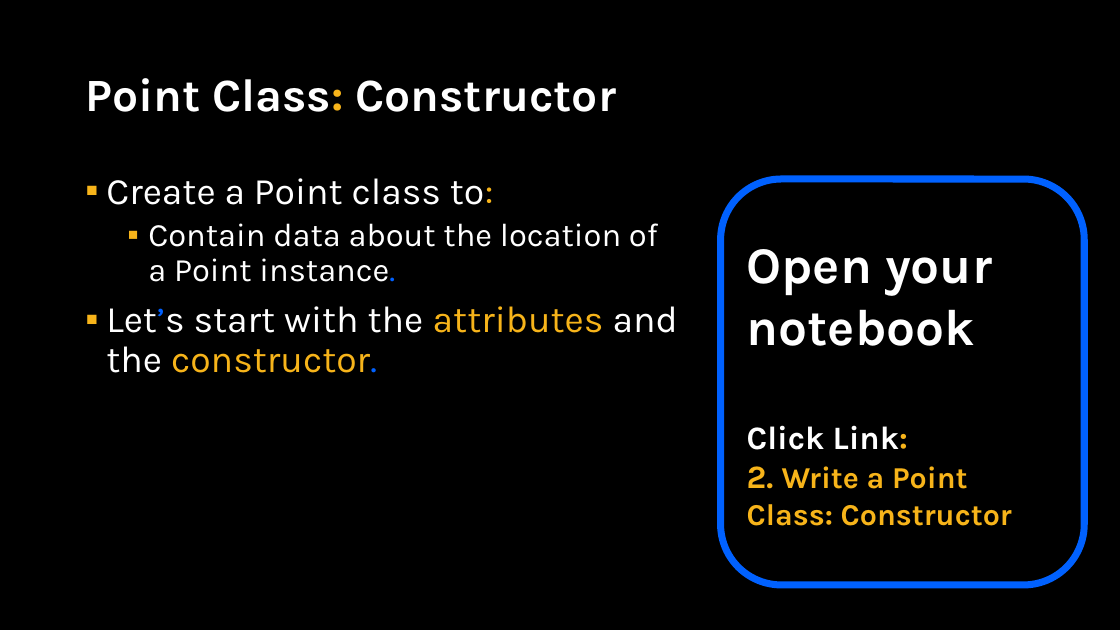
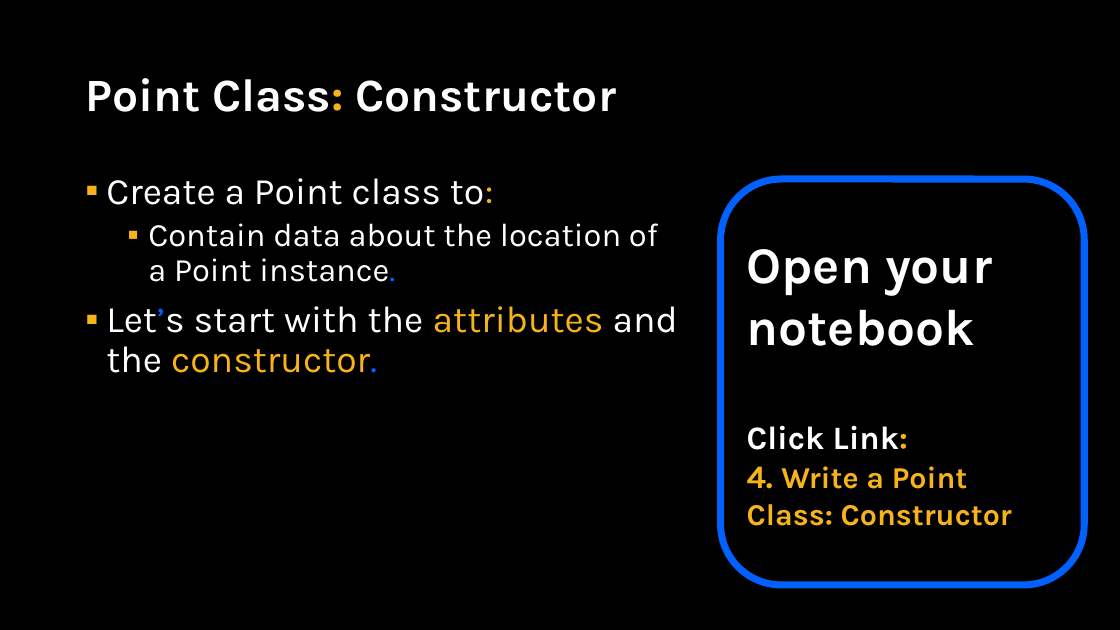
Before and after one commit to APS106/APS106-winter-2025-kinsella-goodfellow, a slide deck: slide 49 of lectures/week10/lecture2/slides/week10_lecture2.pptx (slide 46 before the commit). Drawn at 1120x630 pixels with LibreOffice and Linux fonts; fonts in the diff are those of the drawing; background and template pictures are left out. Boxes give left, top, right and bottom in pixels: in the first picture for what was removed or moved away, otherwise in the second. Text is boxed around its words. In the diff, an @@ line names an element or a change of style, - is before the commit and + after.

```diff
--- a/lectures/week10/lecture2/slides/week10_lecture2.pptx
+++ b/lectures/week10/lecture2/slides/week10_lecture2.pptx
@@ text in rounded rectangle at bbox=[747, 466, 1012, 526]: text changed @@
-2. Write a Point Class: Constructor
+4. Write a Point Class: Constructor
```
Also in this commit, not shown: 6 other slides changed, 4 slides added, 1 slide removed, 5 other files.
